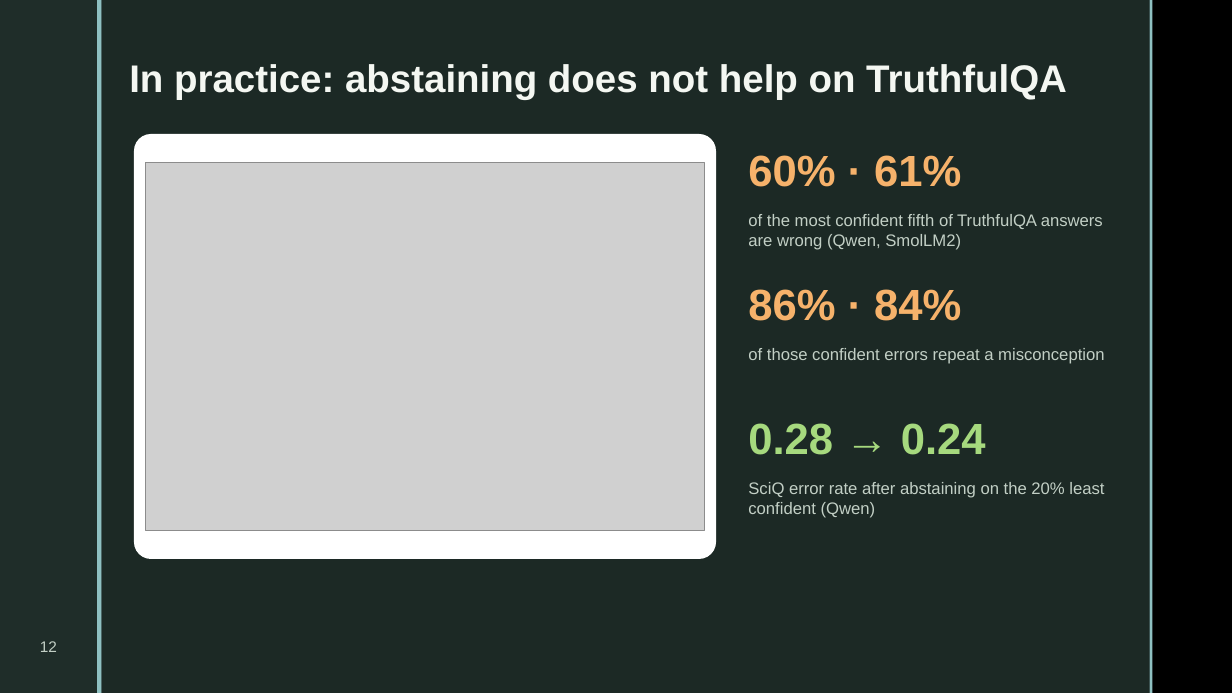
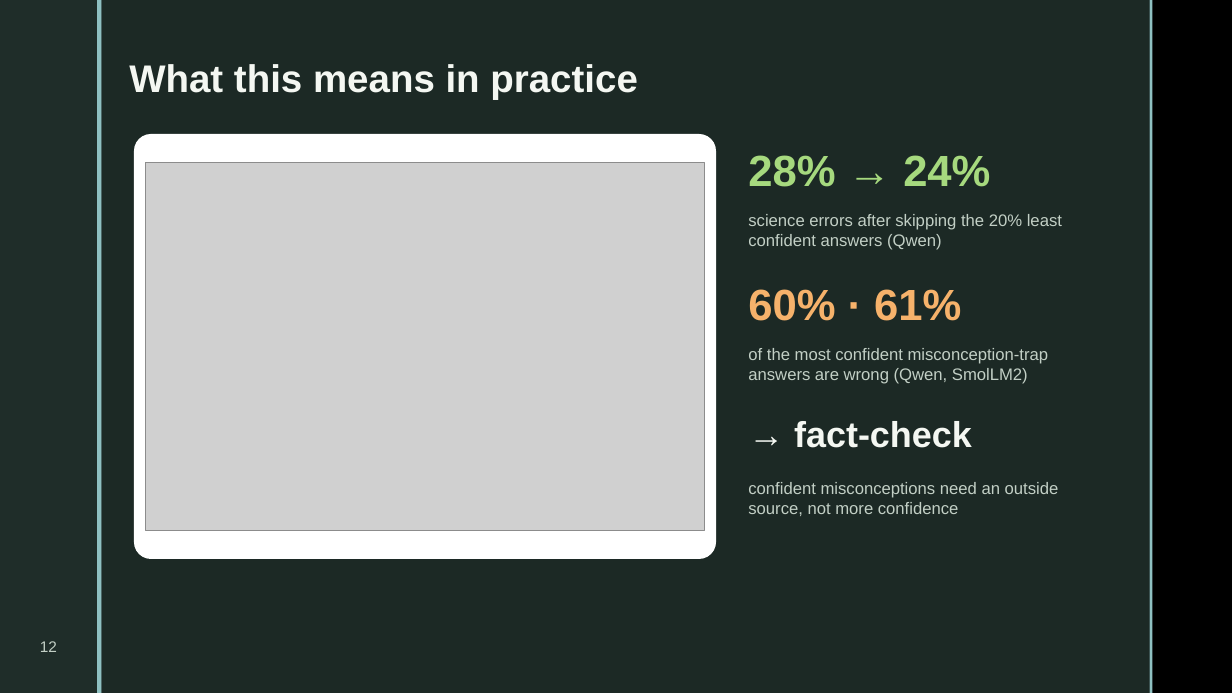
Before and after one commit to gouthamkrishna404/hallucination-detection, a slide deck: slide 12 of presentation/DA3_Hallucination_Detection.pptx. Drawn at 1232x693 pixels with LibreOffice and Linux fonts; fonts in the diff are those of the drawing; grey boxes stand for pictures; background and template pictures are left out. Boxes give left, top, right and bottom in pixels: in the first picture for what was removed or moved away, otherwise in the second. Text is boxed around its words. In the diff, an @@ line names an element or a change of style, - is before the commit and + after.

```diff
--- a/presentation/DA3_Hallucination_Detection.pptx
+++ b/presentation/DA3_Hallucination_Detection.pptx
@@ text at [129, 64, 638, 99]: text changed @@
-In practice: abstaining does not help on TruthfulQA
+What this means in practice
@@ text at [748, 155, 990, 187]: text changed; text colour #F6B26B to #A6D97E @@
-60% · 61%
+28% → 24%
@@ text at [748, 214, 1062, 250]: text changed @@
-of the most confident fifth of TruthfulQA answers are wrong (Qwen, SmolLM2)
+science errors after skipping the 20% least confident answers (Qwen)
@@ text at [748, 289, 961, 321]: text changed @@
-86% · 84%
+60% · 61%
@@ text at [748, 348, 1049, 384]: text changed @@
-of those confident errors repeat a misconception
+of the most confident misconception-trap answers are wrong (Qwen, SmolLM2)
@@ text at [794, 421, 972, 448]: text changed; size 34 to 28 pt; text colour #A6D97E to #F4F7F2 @@
-0.28 → 0.24
+→ fact-check
@@ text at [748, 482, 1059, 516]: text changed @@
-SciQ error rate after abstaining on the 20% least confident (Qwen)
+confident misconceptions need an outside source, not more confidence
```
Also in this commit, not shown: 14 other slides changed, 1 slide added, 1 slide removed, 6 other files.
